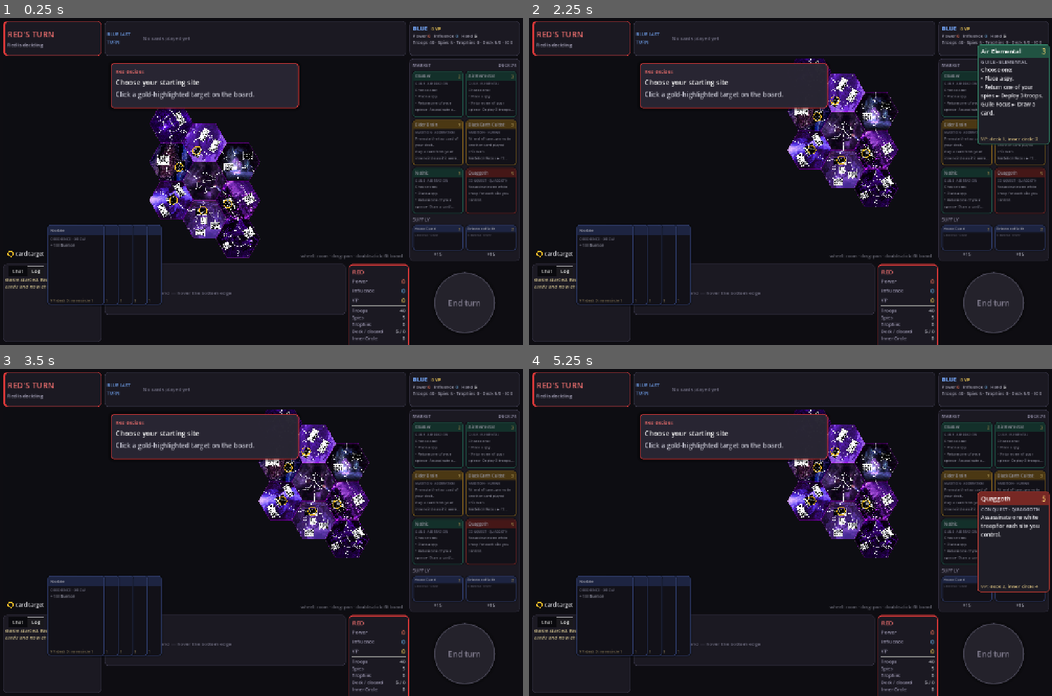
Above: before the commit, frames 1-4 (two rows, left to right).
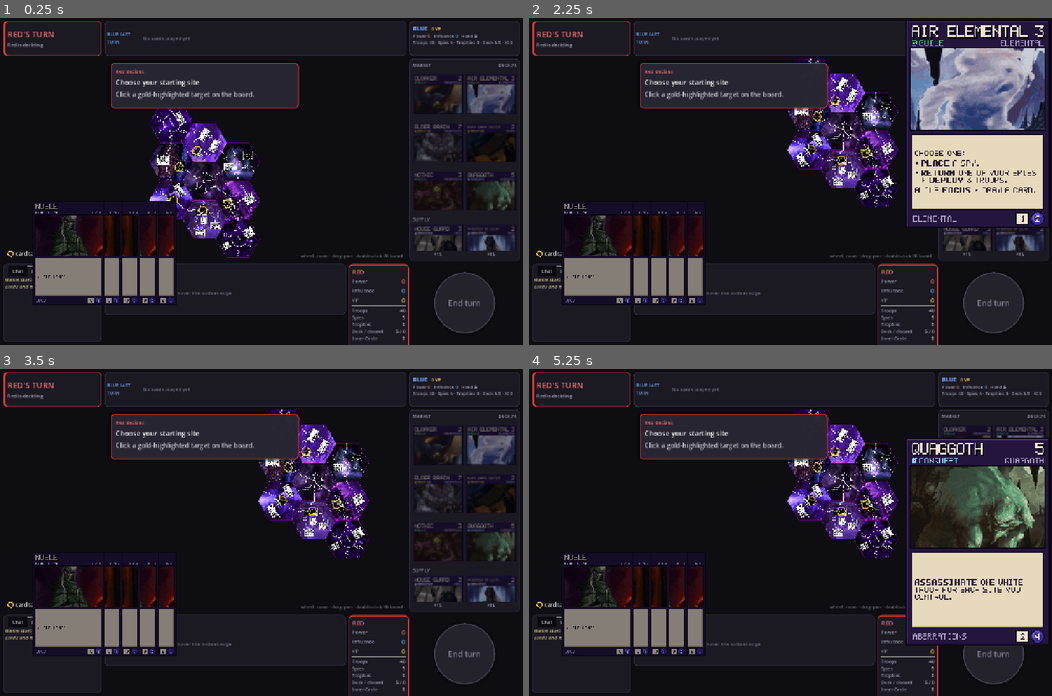
Above: after the commit, the same moments.

Repository: zhenyaapocalipsis/totug
Game: Godot game, scene res://scenes/launcher.tscn
Same seed, same stepped clock (60 frames per second), same inputs: the game is played once before the commit and once after it.
Inputs (mouse positions are in pixels of both pictures, inside the frame that each line leads up to):
- Up to frame 1 (0.25 s): no input
- Up to frame 2 (2.25 s): tap A at 0.5, 1.25, 2 s; drag from (732, 158) to (842, 109) at 0.52 s; drag from (968, 93) to (764, 246) at 1.27 s; move the mouse to (1020, 93) at 2.02 s; click (1020, 93) at 2.17 s
- Up to frame 3 (3.5 s): tap A at 2.75 s; drag from (439, 493) to (104, 483) at 2.77 s
- Up to frame 4 (5.25 s): tap A at 3.5, 4.25 s; drag from (1020, 493) to (816, 532) at 3.52 s; drag from (968, 542) to (712, 450) at 4.27 s; move the mouse to (1020, 542) at 5.02 s; hold S from 5.03 s (still down); click (1020, 542) at 5.17 s

The runs differ from the first frame. In frame 1, 10% of the frame differs, in the area x 6-99%, y 16-88%; in frame 2, 21%, in the area x 6-100%, y 1-88%; in frame 3, 9.9%; in frame 4, 19%.

Commit message:
UI: show pixel-art card faces in hand, market, strips and hover preview
Co-Authored-By: Claude Opus 5 <noreply@anthropic.com>

Diff:
--- a/engine/godot/scenes/ui/card_preview.gd
+++ b/engine/godot/scenes/ui/card_preview.gd
@@ -14,6 +14,7 @@
 const MIN_SIZE := Vector2(176, 246)
 const MARGIN := 6.0
 const ANIM_TIME := 0.09
+const PIXEL_SCALE := 2.0
 
 static var active: CardPreview = null
 
@@ -49,6 +50,9 @@
 	_hide()
 	_source = card
 	var s: Vector2 = (card.size * GROW).max(MIN_SIZE).round()
+	if CardView.pixel_texture(card.card_id) != null:
+		s = CardView.PIXEL_SIZE * PIXEL_SCALE  # целый масштаб — пиксели ровные
+		s = s.min(get_viewport_rect().size - Vector2.ONE * MARGIN * 2)
 	_card = CardView.new(card.card_id, int(s.x), int(s.y))
 	_card.hover_preview = false
 	_card.set_clickable(card.clickable, false)
--- a/engine/godot/scenes/ui/card_view.gd
+++ b/engine/godot/scenes/ui/card_view.gd
@@ -27,10 +27,20 @@
 ## Ширина, под которую подобраны базовые размеры шрифтов.
 const BASE_WIDTH := 150.0
 
+## Пиксельные лицевые стороны карт (tools/pixel_cards.gd), 1x = PIXEL_SIZE.
+## Карта во весь рост читается при целом масштабе: в руке 1x, в увеличенной
+## копии 2x. Слоты шире карты (маркет, полосы) показывают верх карты — имя,
+## цену, аспект и арт; целиком её читают через увеличенную копию.
+const PIXEL_DIR := "res://assets/cards_pixel/"
+const PIXEL_SIZE := Vector2(176, 254)
+const PIXEL_HIGHLIGHT := Color("f2d23c")
+const PIXEL_TOP_H := 136.0  # шапка + арт
+
 var card_id: String = ""
 var clickable: bool = false
 ## Показывать ли увеличенную копию при наведении (у самой копии — нет).
 var hover_preview: bool = true
+var _pixel: Texture2D = null
 
 var _name_label: Label
 var _cost_label: Label
@@ -49,6 +59,14 @@
 	card_id = cid
 	custom_minimum_size = Vector2(card_width, card_height)
 	mouse_filter = Control.MOUSE_FILTER_STOP
+	mouse_entered.connect(_on_mouse_entered)
+	mouse_exited.connect(_on_mouse_exited)
+
+	_pixel = pixel_texture(cid)
+	if _pixel != null:
+		add_theme_stylebox_override("panel", StyleBoxEmpty.new())
+		return
+
 	var k := clampf(card_width / BASE_WIDTH, 0.62, 1.3)
 
 	_style = StyleBoxFlat.new()
@@ -135,11 +153,53 @@
 	# целиком, иначе mouse_exited срабатывает при переходе на надпись.
 	_ignore_mouse(col)
 
-	mouse_entered.connect(_on_mouse_entered)
-	mouse_exited.connect(_on_mouse_exited)
-
 	if card_id != "":
 		set_card(card_id)
+
+
+static func pixel_texture(cid: String) -> Texture2D:
+	var path := PIXEL_DIR + cid + ".png"
+	return load(path) as Texture2D if cid != "" and ResourceLoader.exists(path) else null
+
+
+## Часть пиксельной карты, которая влезает в слот: слот уже карты — карта
+## целиком по центру; слот шире — верх карты, но не ниже арта (пустое
+## текстовое поле в мелком слоте ни к чему), вписанный по центру.
+func _pixel_rects() -> Array[Rect2]:
+	var slot_aspect := size.x / maxf(size.y, 1.0)
+	var card_aspect := PIXEL_SIZE.x / PIXEL_SIZE.y
+	var region := Rect2(Vector2.ZERO, PIXEL_SIZE)
+	if slot_aspect > card_aspect:
+		region.size.y = minf(PIXEL_SIZE.x / slot_aspect, PIXEL_TOP_H)
+	var k := minf(size.x / region.size.x, size.y / region.size.y)
+	var dest_size := region.size * k
+	return [Rect2((size - dest_size) * 0.5, dest_size), region]
+
+
+func _draw() -> void:
+	if _pixel == null:
+		return
+	var rects := _pixel_rects()
+	var dest: Rect2 = rects[0]
+	# Не меньше 1 экранного пикселя на пиксель карты — чёткие пиксели (nearest);
+	# меньше — nearest выкидывает целые строки шрифта, поэтому сглаживание.
+	var on_screen := dest.size.x / PIXEL_SIZE.x * get_screen_transform().get_scale().x
+	var filter := TEXTURE_FILTER_NEAREST if on_screen >= 0.99 else TEXTURE_FILTER_LINEAR_WITH_MIPMAPS
+	if texture_filter != filter:
+		texture_filter = filter
+	draw_texture_rect_region(_pixel, dest, rects[1])
+	if clickable:
+		draw_rect(dest.grow(1), PIXEL_HIGHLIGHT, false, 2.0)
+
+
+func _notification(what: int) -> void:
+	if what == NOTIFICATION_RESIZED:
+		queue_redraw()
+	elif what == NOTIFICATION_ENTER_TREE and _pixel != null:
+		# масштаб окна меняется — фильтр пересчитывается в _draw()
+		if not get_viewport().size_changed.is_connected(queue_redraw):
+			get_viewport().size_changed.connect(queue_redraw)
+		queue_redraw()
 
 
 static func _ignore_mouse(node: Node) -> void:
@@ -151,6 +211,10 @@
 
 func set_card(cid: String) -> void:
 	card_id = cid
+	if _pixel != null:
+		_pixel = pixel_texture(cid)
+		queue_redraw()
+		return
 	var data: Dictionary = CardLibrary.card_data(cid)
 	if data.is_empty():
 		_name_label.text = "?" + cid
@@ -202,6 +266,9 @@
 
 
 func _apply_colors() -> void:
+	if _pixel != null:
+		queue_redraw()
+		return
 	_style.border_color = _aspect_color.lightened(0.15) if clickable else _aspect_color
 	_style.set_border_width_all(3 if clickable else 2)
 	_style.shadow_color = Color(_aspect_color.lightened(0.3), 0.55) if clickable else Color(0, 0, 0, 0.45)
--- a/engine/godot/scenes/ui/hand_panel.gd
+++ b/engine/godot/scenes/ui/hand_panel.gd
@@ -10,7 +10,7 @@
 
 signal card_clicked(card_id: String)
 
-const CARD_SIZE := Vector2(140, 196)
+const CARD_SIZE := CardView.PIXEL_SIZE  # пиксельная карта в масштабе 1x
 const PEEK := 58.0          # сколько карты видно, пока рука опущена
 const BOTTOM_MARGIN := 8.0  # отступ от края, когда рука поднята
 const GAP := 6.0
Not shown, added: engine/godot/assets/cards_pixel/48302.png.import
Not shown, added: engine/godot/assets/cards_pixel/48306.png.import
Not shown, added: engine/godot/assets/cards_pixel/48310.png.import
Not shown, added: engine/godot/assets/cards_pixel/48312.png.import
Not shown, added: engine/godot/assets/cards_pixel/48314.png.import
Not shown, added: engine/godot/assets/cards_pixel/48315.png.import
Not shown, added: engine/godot/assets/cards_pixel/48316.png.import
Not shown, added: engine/godot/assets/cards_pixel/48318.png.import
Not shown, added: engine/godot/assets/cards_pixel/48320.png.import
Not shown, added: engine/godot/assets/cards_pixel/48322.png.import
Not shown, added: engine/godot/assets/cards_pixel/48324.png.import
Not shown, added: engine/godot/assets/cards_pixel/48325.png.import
(and 113 more such lines)
